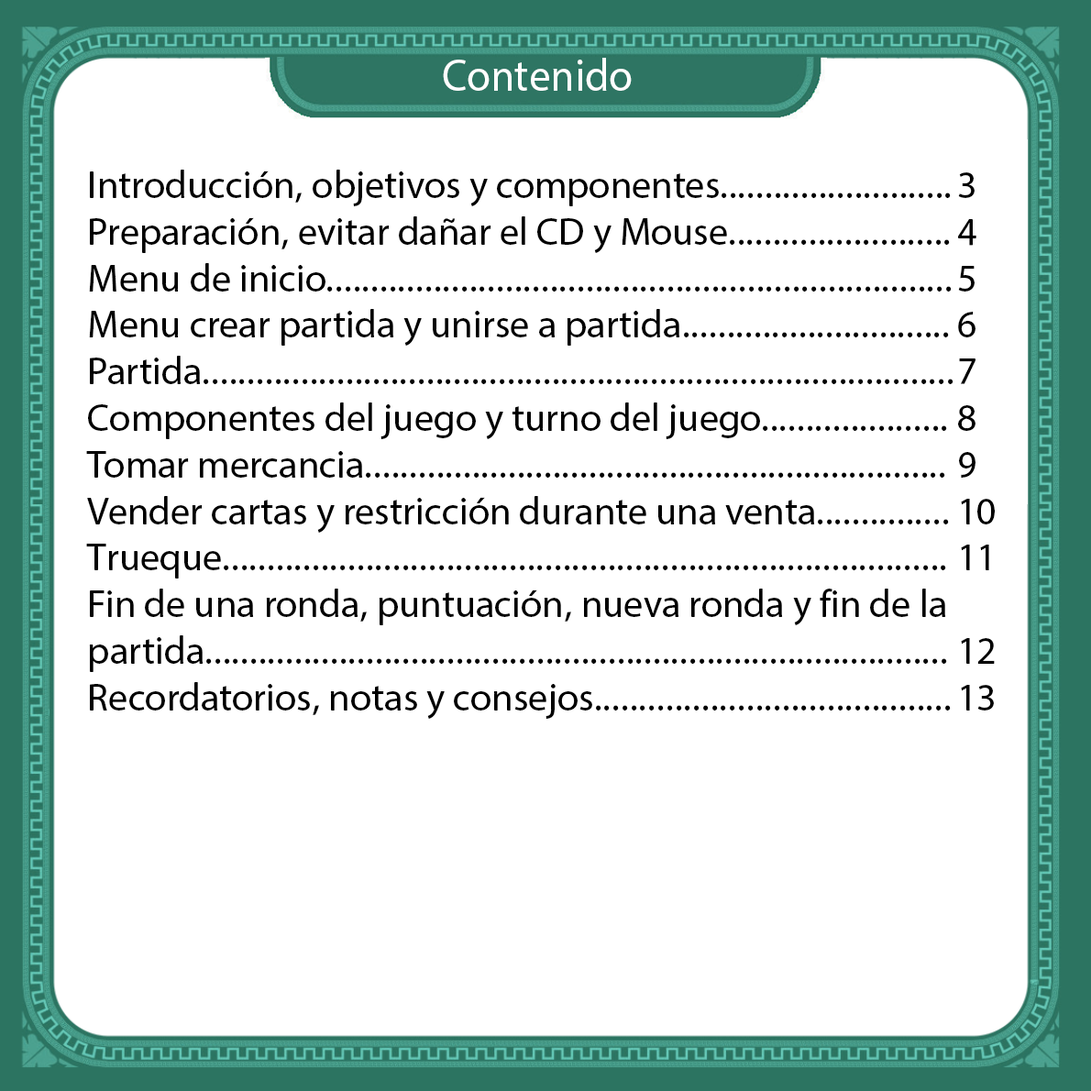
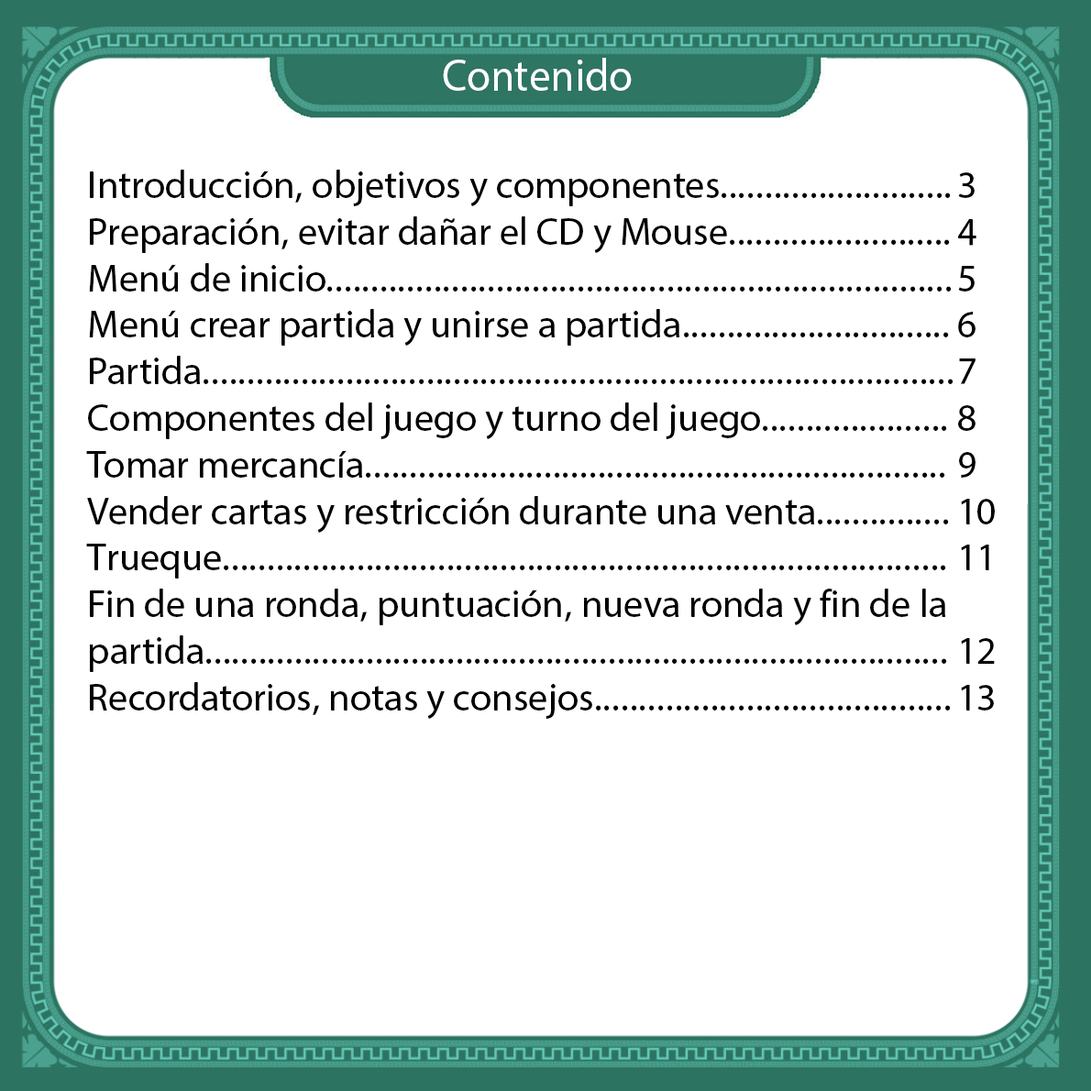
Layers edited between the first and the second 1091px x 1091px image:
painted on "Introducción, objetivos y componentes.........................." over [167, 264, 347, 457]
